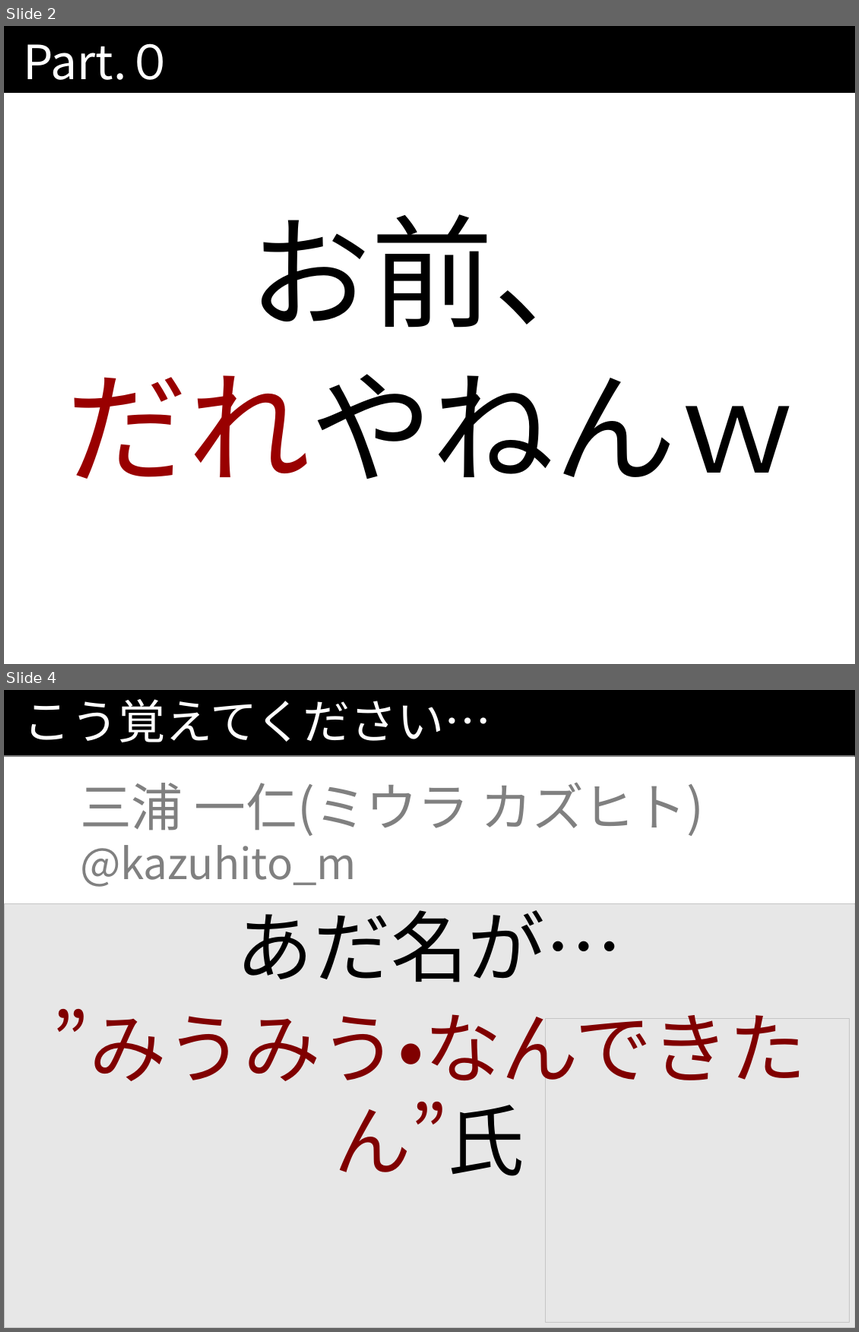
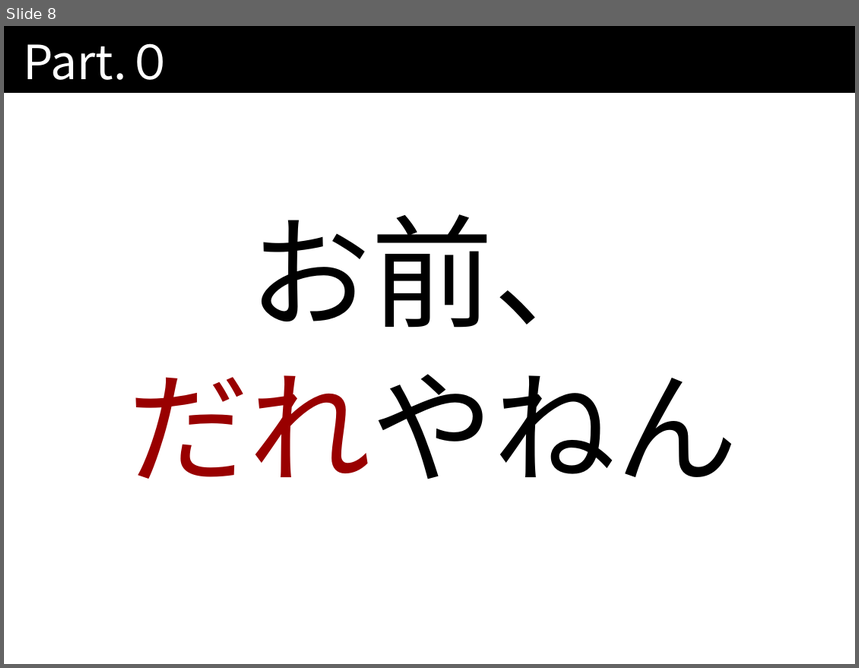
Before and after one commit to kazuhito-m/kazuhito-m.github.io, a slide deck: _drafts/comcamp2016.odp. Shown one above the other, each under a label of ours: slides 2 and 4 before the commit, slide 8 after it; the slides between them are not shown. The pictures are 859x1332 and 859x668 pixels, drawn with LibreOffice and Linux fonts; fonts in the diff are those of the drawing; grey boxes stand for pictures. Boxes give left, top, right and bottom in pixels: in the first picture for what was removed or moved away, otherwise in the second. Text is boxed around its words. In the diff, an @@ line names an element or a change of style, - is before the commit and + after.

```diff
--- a/_drafts/comcamp2016.odp
+++ b/_drafts/comcamp2016.odp
@@ slide 4 removed at bbox=[4, 690, 855, 1328], background #FFFFFF; not listed: 1 template element that a slide beside it also shows @@
@@ title removed at bbox=[24, 699, 492, 742] @@
-こう覚えてください…
@@ rectangle removed at bbox=[4, 755, 855, 1328] @@
-あだ名が…
-”みうみう・なんできたん”氏
@@ text removed at bbox=[80, 783, 704, 887] @@
-三浦 一仁(ミウラ カズヒト)
-@kazuhito_m
@@ picture removed at bbox=[4, 904, 855, 1328] @@
@@ picture removed at bbox=[546, 1019, 851, 1323] @@
@@ what was slide 2 is now slide 8 @@
@@ slide 8 changed as well @@
@@ subtitle at bbox=[127, 374, 738, 479]: text changed @@
-だれやねんｗ
+だれやねん
```
Also in this commit, not shown: 2 other slides changed, 14 slides added, 2 other slides removed.
